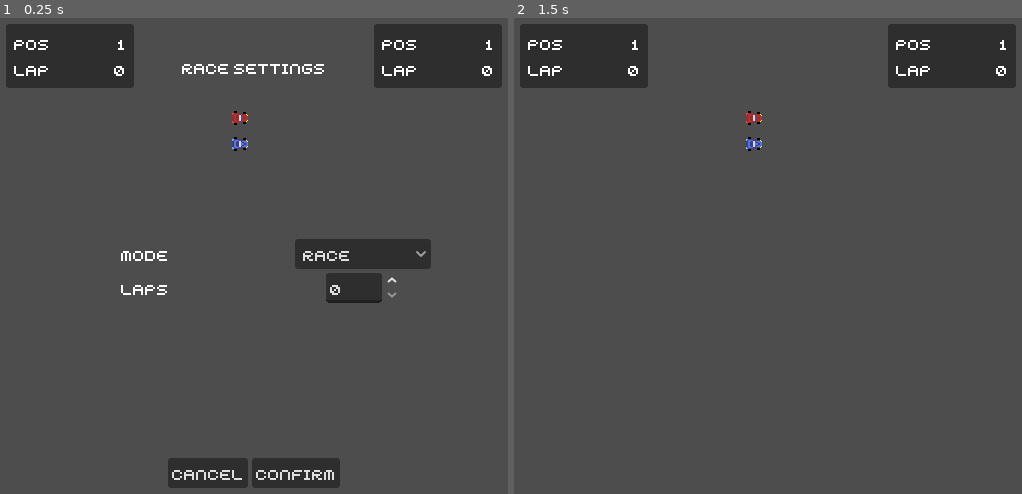
Above: before the commit, frames 1-2 (left to right).
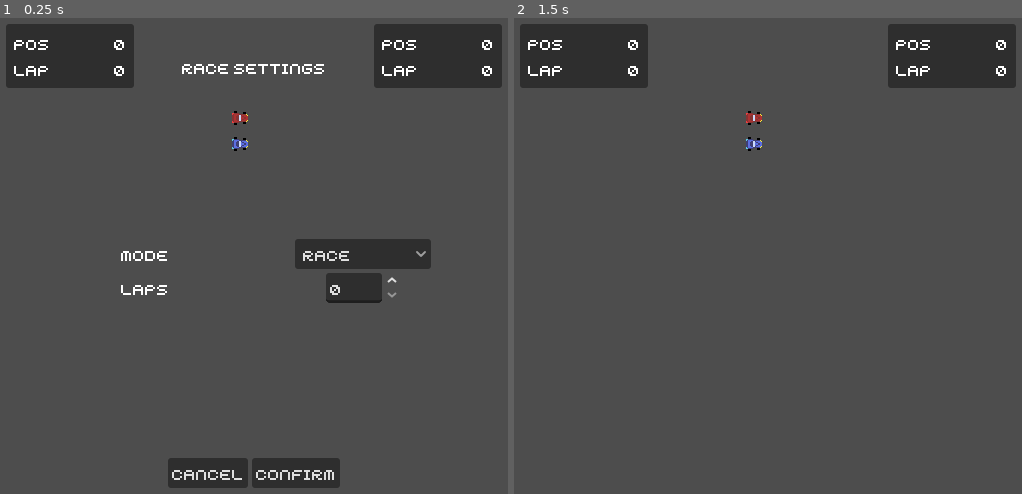
Above: after the commit, the same moments.

Repository: Alexander-Jordan/indy-500-godot
Game: Godot game, scene res://stages/main.tscn
Same seed, same stepped clock (60 frames per second), same inputs: the game is played once before the commit and once after it.
Inputs:
- Up to frame 1 (0.25 s): no input
- Up to frame 2 (1.5 s): click "CONFIRM" at 0.5 s; tap Enter at 1.25 s

The runs differ from the first frame. In frame 1, less than 0.1% of the frame differs, in the area x 22-97%, y 4-7%; in frame 2, less than 0.1%.

Commit message:
Make even more improvements on the race tracker and UI

Diff:
--- a/entities/car/car.gd
+++ b/entities/car/car.gd
@@ -57,15 +57,6 @@
 				enable()
 	)
 	GM.reset.connect(reset)
-	race_tracker.laps.best_changed.connect(func(best: Lap): print('[%s] Best: ' % [player], best))
-	race_tracker.laps.finished.connect(func(laps: Laps): print('[%s] Finished!\n' % player, laps))
-	race_tracker.laps.lap_ended.connect(func(lap: Lap, lap_count: int):
-		print('[%s] L%s: ' % [player, str(lap_count)], lap)
-		for i in lap.sectors.all.size():
-			print('S%s: %s' % [i + 1, lap.sectors.all[i]])
-	)
-	race_tracker.laps.lap_started.connect(func(_lap: Lap, number: int): print('[%s] L%s started' % [player, str(number)]))
-	race_tracker.laps.optimal_changed.connect(func(optimal: Lap): print('[%s] Optimal:' % [player], optimal))
 
 func calculate_steering(delta: float) -> void:
 	# Find the wheel positions
--- a/entities/race_tracker/race_tracker.gd
+++ b/entities/race_tracker/race_tracker.gd
@@ -28,7 +28,12 @@
 		if c.order_id_secondary == checkpoint.order_id + 1:
 			checkpoint = c
 			laps.end_lap()
-var laps: Laps = Laps.new()
+var laps: Laps = Laps.new():
+	set(l):
+		laps = l
+		laps_changed.emit(l)
+
+signal laps_changed(laps: Laps)
 
 func _process(delta: float) -> void:
 	if laps.current:
@@ -42,5 +47,6 @@
 	GM.race_settings.laps_changed.connect(func(number_of_laps: int): laps.max_laps = number_of_laps)
 
 func reset() -> void:
-	laps.reset()
+	laps = Laps.new()
+	laps.max_laps = GM.race_settings.laps
 	checkpoint = null
--- a/ui/laps/race/ui_race.gd
+++ b/ui/laps/race/ui_race.gd
@@ -1,6 +1,7 @@
 class_name UIRace extends PanelContainer
 
 @onready var label_lap_number: Label = $MarginContainer/VBoxContainer/HBoxContainer2/label_lap_number
+@onready var label_position: Label = $MarginContainer/VBoxContainer/HBoxContainer/label_position
 
 var disabled: bool = false:
 	set(d):
@@ -15,10 +16,9 @@
 		if laps != null:
 			laps_signals_disconnect(laps)
 		laps = l
+		reset()
 		if l != null:
 			laps_signals_connect(l)
-	get:
-		return laps if !disabled else null
 
 func laps_signals_connect(new_laps: Laps) -> void:
 	new_laps.lap_started.connect(on_lap_started)
@@ -27,7 +27,8 @@
 	old_laps.lap_started.disconnect(on_lap_started)
 
 func on_lap_started(_lap: Lap, number: int) -> void:
-	if disabled:
-		return
+	label_lap_number.text = str(number)
 
-	label_lap_number.text = str(number)
+func reset() -> void:
+	label_lap_number.text = '0'
+	label_position.text = '0'
--- a/ui/laps/race/ui_race.tscn
+++ b/ui/laps/race/ui_race.tscn
@@ -34,7 +34,7 @@
 [node name="label_position" type="Label" parent="MarginContainer/VBoxContainer/HBoxContainer"]
 layout_mode = 2
 size_flags_horizontal = 10
-text = "1"
+text = "0"
 horizontal_alignment = 1
 vertical_alignment = 1
 uppercase = true
--- a/ui/laps/time_trial/ui_time_trial.gd
+++ b/ui/laps/time_trial/ui_time_trial.gd
@@ -17,6 +17,7 @@
 @onready var panelcontainer_sector_2: PanelContainer = $MarginContainer/VBoxContainer/hboxcontainer_sectors/panelcontainer_sector2
 @onready var panelcontainer_sector_3: PanelContainer = $MarginContainer/VBoxContainer/hboxcontainer_sectors/panelcontainer_sector3
 @onready var timer_await_lap: Timer = $timer_await_lap
+@onready var timer_await_sector: Timer = $timer_await_sector
 
 var disabled: bool = false:
 	set(d):
@@ -31,13 +32,14 @@
 		if laps != null:
 			laps_signals_disconnect(laps)
 		laps = l
+		reset()
 		if l != null:
 			laps_signals_connect(l)
-	get:
-		return laps if !disabled else null
 
 func _process(_delta: float) -> void:
 	if disabled or laps == null or laps.current == null:
+		return
+	if timer_await_sector.time_left > 0:
 		return
 	label_time.text = laps.current._to_string()
 
@@ -52,40 +54,33 @@
 func laps_signals_disconnect(old_laps: Laps) -> void:
 	old_laps.best_changed.disconnect(on_best_changed)
 	old_laps.lap_ended.disconnect(on_lap_ended)
+	old_laps.lap_started.disconnect(on_lap_started)
 	old_laps.optimal_changed.disconnect(on_optimal_changed)
+	old_laps.sector_ended.disconnect(on_sector_ended)
+	old_laps.sector_started.disconnect(on_sector_started)
 
 func on_best_changed(best: Lap) -> void:
-	if disabled:
-		return
-
 	label_best_time.text = best._to_string()
 
-func on_lap_ended(_lap: Lap, _number: int) -> void:
-	if disabled:
-		return
+func on_lap_ended(_lap: Lap, number: int) -> void:
+	hboxcontainer_best.show()
+	hboxcontainer_optimal.show()
 
+	if number == laps.max_laps and timer_await_sector.timeout.is_connected(reset_sectors):
+		timer_await_sector.timeout.disconnect(reset_sectors)
 	timer_await_lap.start()
+	if timer_await_lap.timeout.is_connected(hide_best_and_optimal):
+		timer_await_lap.timeout.disconnect(hide_best_and_optimal)
 
 func on_lap_started(_lap: Lap, _number: int) -> void:
-	if disabled:
-		return
-
-	if timer_await_lap.time_left > 0:
-		await timer_await_lap.timeout
-	for panelcontainer: PanelContainer in [panelcontainer_sector_1, panelcontainer_sector_2, panelcontainer_sector_3]:
-		var panel_style_box: StyleBoxFlat = panelcontainer.get_theme_stylebox('panel')
-		if panel_style_box:
-			panel_style_box.bg_color = color_sector_default
+	timer_await_lap.timeout.connect(hide_best_and_optimal)
 
 func on_optimal_changed(optimal: Lap) -> void:
-	if disabled:
-		return
-
 	label_optimal_time.text = optimal._to_string()
 
 func on_sector_ended(sector: Sector, number: int) -> void:
-	if disabled:
-		return
+	if timer_await_sector.timeout.is_connected(reset_sectors):
+		timer_await_sector.timeout.disconnect(reset_sectors)
 
 	var panel_style_box: StyleBoxFlat
 	if number == 1:
@@ -98,14 +93,33 @@
 	if panel_style_box != null:
 		if laps.optimal == null:
 			panel_style_box.bg_color = color_sector_faster
-			return
-		if sector.time < laps.optimal.sectors.all[number-1].time:
+		elif sector.time < laps.optimal.sectors.all[number-1].time:
 			panel_style_box.bg_color = color_sector_faster
 		else:
 			panel_style_box.bg_color = color_sector_slower
 
+	timer_await_sector.start()
+	label_time.text = sector._to_string()
+
+	if number == 3:
+		timer_await_sector.timeout.connect(reset_sectors)
+
 func on_sector_started(_sector: Sector, _number: int) -> void:
-	if disabled:
-		return
+	pass
 
-	pass
+func reset() -> void:
+	reset_sectors()
+	hide_best_and_optimal()
+	label_time.text = '0:00.000'
+	label_best_time.text = '0:00.000'
+	label_optimal_time.text = '0:00.000'
+
+func reset_sectors() -> void:
+	for panelcontainer: PanelContainer in [panelcontainer_sector_1, panelcontainer_sector_2, panelcontainer_sector_3]:
+		var panel_style_box: StyleBoxFlat = panelcontainer.get_theme_stylebox('panel')
+		if panel_style_box:
+			panel_style_box.bg_color = color_sector_default
+
+func hide_best_and_optimal() -> void:
+	hboxcontainer_best.hide()
+	hboxcontainer_optimal.hide()
--- a/ui/laps/time_trial/ui_time_trial.tscn
+++ b/ui/laps/time_trial/ui_time_trial.tscn
@@ -83,11 +83,12 @@
 layout_mode = 2
 size_flags_horizontal = 10
 theme_override_font_sizes/font_size = 16
-text = "00:00.000"
+text = "0:00.000"
 vertical_alignment = 1
 uppercase = true
 
 [node name="hboxcontainer_best" type="HBoxContainer" parent="MarginContainer/VBoxContainer"]
+visible = false
 layout_mode = 2
 size_flags_vertical = 2
 
@@ -103,12 +104,13 @@
 layout_mode = 2
 size_flags_horizontal = 10
 theme_override_font_sizes/font_size = 8
-text = "00:00.000"
+text = "0:00.000"
 horizontal_alignment = 1
 vertical_alignment = 1
 uppercase = true
 
 [node name="hboxcontainer_optimal" type="HBoxContainer" parent="MarginContainer/VBoxContainer"]
+visible = false
 layout_mode = 2
 size_flags_vertical = 2
 
@@ -124,10 +126,13 @@
 layout_mode = 2
 size_flags_horizontal = 10
 theme_override_font_sizes/font_size = 8
-text = "00:00.000"
+text = "0:00.000"
 horizontal_alignment = 1
 vertical_alignment = 1
 uppercase = true
 
 [node name="timer_await_lap" type="Timer" parent="."]
+wait_time = 2.0
+
+[node name="timer_await_sector" type="Timer" parent="."]
 one_shot = true
--- a/ui/laps/ui_laps.gd
+++ b/ui/laps/ui_laps.gd
@@ -8,10 +8,14 @@
 
 func _ready() -> void:
 	GM.race_settings.mode_changed.connect(sync_with_mode)
+	car.race_tracker.laps_changed.connect(set_laps)
 
+	set_laps(car.race_tracker.laps)
 	sync_with_mode(GM.race_settings.mode)
-	ui_race.laps = car.race_tracker.laps
-	ui_time_trial.laps = car.race_tracker.laps
+
+func set_laps(laps: Laps) -> void:
+	ui_race.laps = laps
+	ui_time_trial.laps = laps
 
 func sync_with_mode(mode: RaceSettings.Mode) -> void:
 	match mode:
